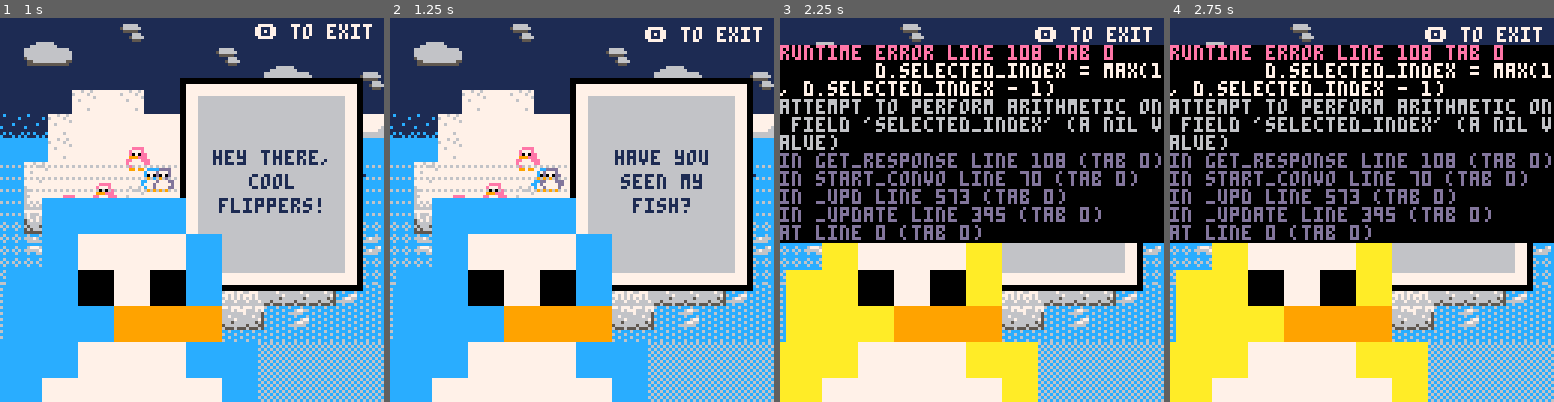
Above: before the commit, frames 1-4 (left to right).
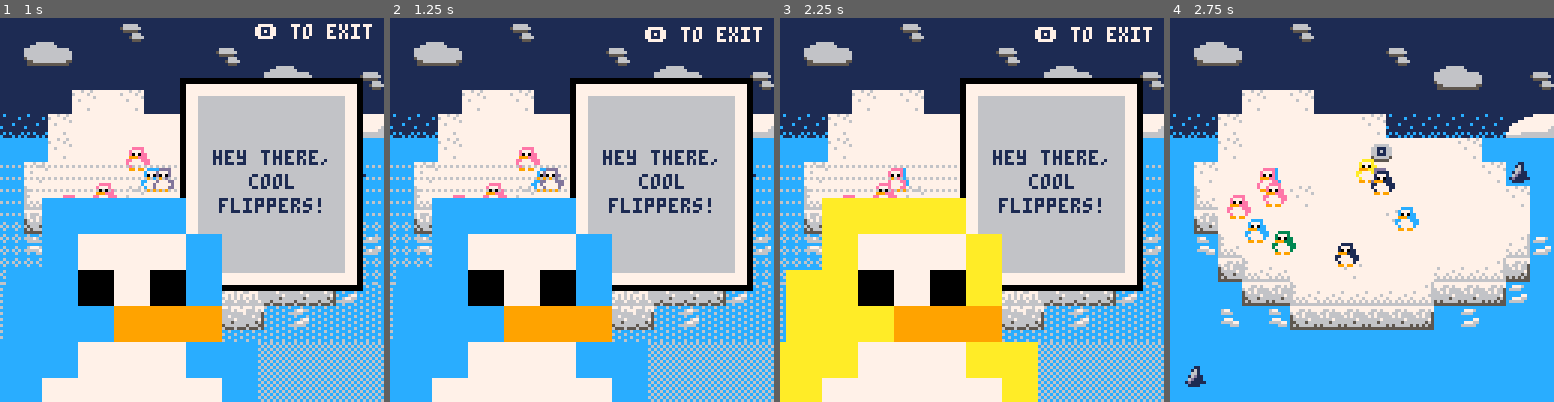
Above: after the commit, the same moments.

Repository: eayhkim/penguin-puzzle
Game: PICO-8 cartridge penguin-puzzle.p8
Two runs of this game, one before a commit and one after it. Both use one fixed random seed, a clock stepped at 60 frames per second and the inputs below.
Inputs:
- Up to frame 1 (1 s): tap X (X key) at 0.33 s; tap O (Z key) at 0.7 s
- Up to frame 2 (1.25 s): tap X (X key) at 1.07 s
- Up to frame 3 (2.25 s): hold Right 1.6-2.1 s; tap O (Z key) at 1.7, 2.1 s; tap X (X key) at 1.85 s; hold Up from 2.15 s (still down)
- Up to frame 4 (2.75 s): release Up at 2.42 s; hold Right from 2.47 s (still down); tap O (Z key) at 2.5 s

Frame 1 is identical in both runs. In frame 2, 1.2% of the frame differs, in the area x 55-86%, y 34-51%; in frame 3, 48%; in frame 4, 82%, in the area x 0-100%, y 2-100%.
Error before the commit: runtime error line 108 tab 0; d.selected_index = max(1, d.selected_index - 1); attempt to perform arithmetic on field 'selected_index' (a nil value)

Commit message:
Patched minor bug in advance dialogue flow

Diff:
--- a/dialogues.lua
+++ b/dialogues.lua
@@ -70,28 +70,22 @@
 
     local d = peng.dialogue_state
 
-    if d.selected then
+    if d.selected_idx then
         -- reset to avoid repeating on next advance
-        d.selected = nil
+        d.selected_idx = nil
+        d.next = nil
 
-        if d.stage == "greeting" and d.selected == "get_quest" then
+        if d.stage == "greeting" and d.next == "get_quest" then
             d.stage = "quest"
             d.curr = rnd(npc_dialogues.quests)
 
-        elseif d.selected == "end" then
-            end_convo()
+        elseif d.next == "end" then
+            peng.dialogue_state = nil
 
         else -- on quest stage
+            d.stage = "end"
             -- trigger_quest(n, peng)
-            end_convo()
         end
-    end
-end
-
-
-function end_convo(peng)
-    if peng then
-        peng.dialogue_state = nil
     end
 end
 
@@ -100,16 +94,21 @@
     local d = peng.dialogue_state
     local responses = d.curr.responses
 
+    -- initialize d.selected if not set yet
+    if not d.selected_idx then
+        d.selected_idx = 1
+    end
+
     -- navigate choices
     if btnp(⬆️) then
-        d.selected_index = max(1, d.selected_index - 1)
+        d.selected_idx = max(1, d.selected_idx - 1)
     elseif btnp(⬇️) then
-        d.selected_index = min(#responses, d.selected_index + 1)
+        d.selected_idx = min(#responses, d.selected_idx + 1)
     end
 
     -- confirm selection
     if btnp(❎) then
-        local choice = responses[d.selected_index]
-        d.selected = choice.next
+        local choice = responses[d.selected_idx]
+        d.next = choice.next
     end
 end
--- a/init.lua
+++ b/init.lua
@@ -90,7 +90,8 @@
 		dialogue_state = {
 			stage = "greeting",
 			curr = rnd(npc_dialogues.greetings),
-			selected = nil
+			selected_idx = nil,
+			next = nil
 		},
 		quest_state = nil,
 		is_unlocked = false
--- a/penguin-puzzle.p8
+++ b/penguin-puzzle.p8
@@ -69,35 +69,26 @@
 
 
 function start_convo(peng)
-    -- draw_textbox(peng)
     get_response(peng)
 
     local d = peng.dialogue_state
-    local n = d.selected
-
-    if d.selected then
+
+    if d.selected_idx then
         -- reset to avoid repeating on next advance
-        d.selected = nil
-        d.selected_index = 1
-
-        if d.stage == "greeting" and n == "get_quest" then
+        d.selected_idx = nil
+        d.next = nil
+
+        if d.stage == "greeting" and d.next == "get_quest" then
             d.stage = "quest"
             d.curr = rnd(npc_dialogues.quests)
 
-        elseif n == "end" then
-            end_convo()
+        elseif d.next == "end" then
+            peng.dialogue_state = nil
 
         else -- on quest stage
+            d.stage = "end"
             -- trigger_quest(n, peng)
-            end_convo()
         end
-    end
-end
-
-
-function end_convo(peng)
-    if peng then
-        peng.dialogue_state = nil
     end
 end
 
@@ -106,17 +97,22 @@
     local d = peng.dialogue_state
     local responses = d.curr.responses
 
+    -- initialize d.selected if not set yet
+    if not d.selected_idx then
+        d.selected_idx = 1
+    end
+
     -- navigate choices
     if btnp(⬆️) then
-        d.selected_index = max(1, d.selected_index - 1)
+        d.selected_idx = max(1, d.selected_idx - 1)
     elseif btnp(⬇️) then
-        d.selected_index = min(#responses, d.selected_index + 1)
+        d.selected_idx = min(#responses, d.selected_idx + 1)
     end
 
     -- confirm selection
     if btnp(❎) then
-        local choice = responses[d.selected_index]
-        d.selected = choice.next
+        local choice = responses[d.selected_idx]
+        d.next = choice.next
     end
 end
 
@@ -384,7 +380,8 @@
 		dialogue_state = {
 			stage = "greeting",
 			curr = rnd(npc_dialogues.greetings),
-			selected = 1
+			selected_idx = nil,
+			next = nil
 		},
 		quest_state = nil,
 		is_unlocked = false
